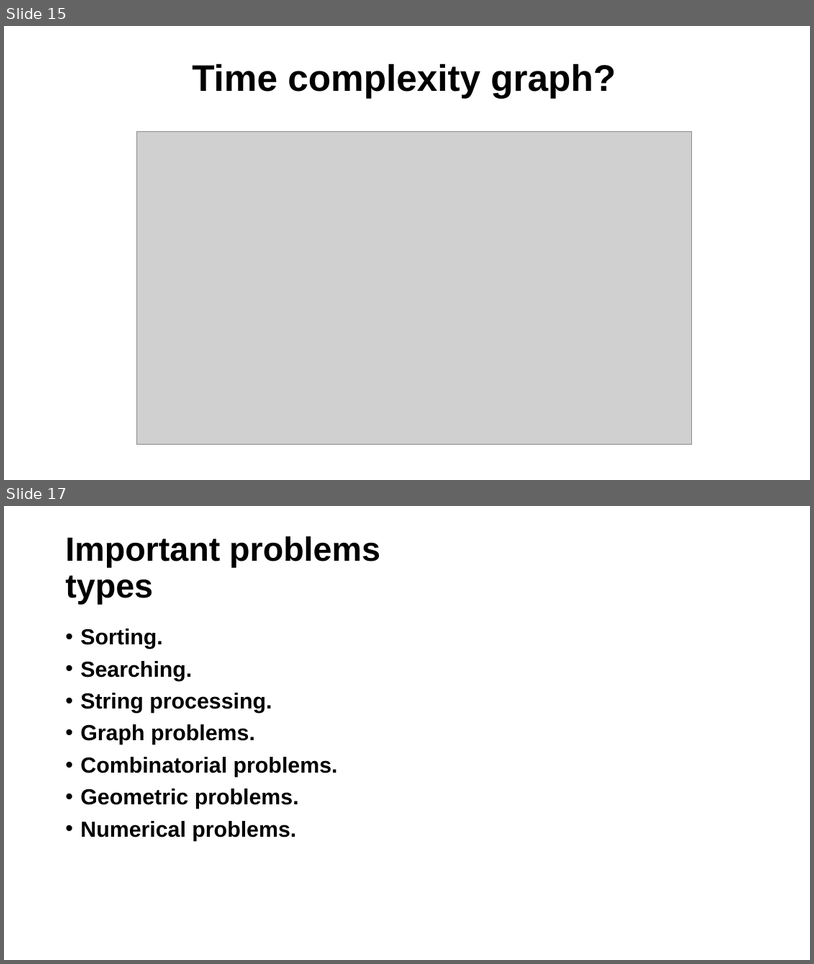
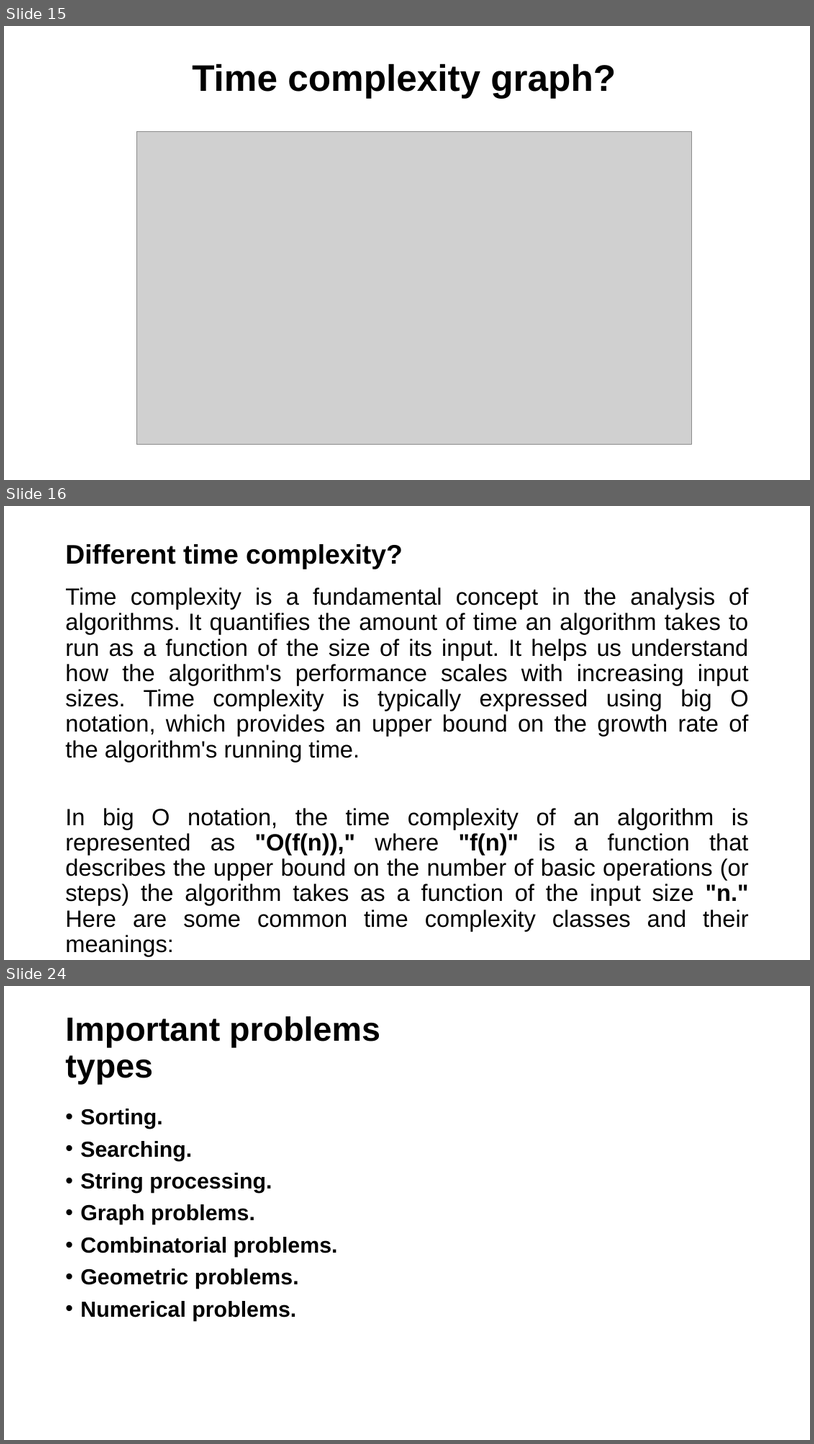
Before and after one commit to alaminbhuyan/DSA-In-Python, a slide deck: Design & Analysis Of Algorithm PDF/DAA.pptx. Shown one above the other, each under a label of ours: slides 15 and 17 before the commit, slides 15, 16 and 24 after it; the slides between them are not shown. The pictures are 814x964 and 814x1444 pixels, drawn with LibreOffice and Linux fonts; fonts in the diff are those of the drawing; grey boxes stand for pictures. Boxes give left, top, right and bottom in pixels: in the first picture for what was removed or moved away, otherwise in the second. Text is boxed around its words. In the diff, an @@ line names an element or a change of style, - is before the commit and + after.

```diff
--- a/Design & Analysis Of Algorithm PDF/DAA.pptx
+++ b/Design & Analysis Of Algorithm PDF/DAA.pptx
@@ slide 16 added at (4, 506, 810, 960), background #FFFFFF @@
@@ title added at (65, 544, 403, 569), 32 pt, text #000000, bold @@
+Different time complexity?
@@ text added at (65, 587, 749, 931), 28 pt, text #000000 @@
+Time complexity is a fundamental concept in the analysis of algorithms. It quantifies the amount of time an algorithm takes to run as a function of the size of its input. It helps us understand how the algorithm's performance scales with increasing input sizes. Time complexity is typically expressed using big O notation, which provides an upper bound on the growth rate of the algorithm's running time.
+In big O notation, the time complexity of an algorithm is represented as "O(f(n))," where "f(n)" is a function that describes the upper bound on the number of basic operations (or steps) the algorithm takes as a function of the input size "n." Here are some common time complexity classes and their meanings:
@@ what was slide 17 is now slide 24 @@
```
Also in this commit, not shown: 1 slide changed, 7 other slides added, 1 other file.
